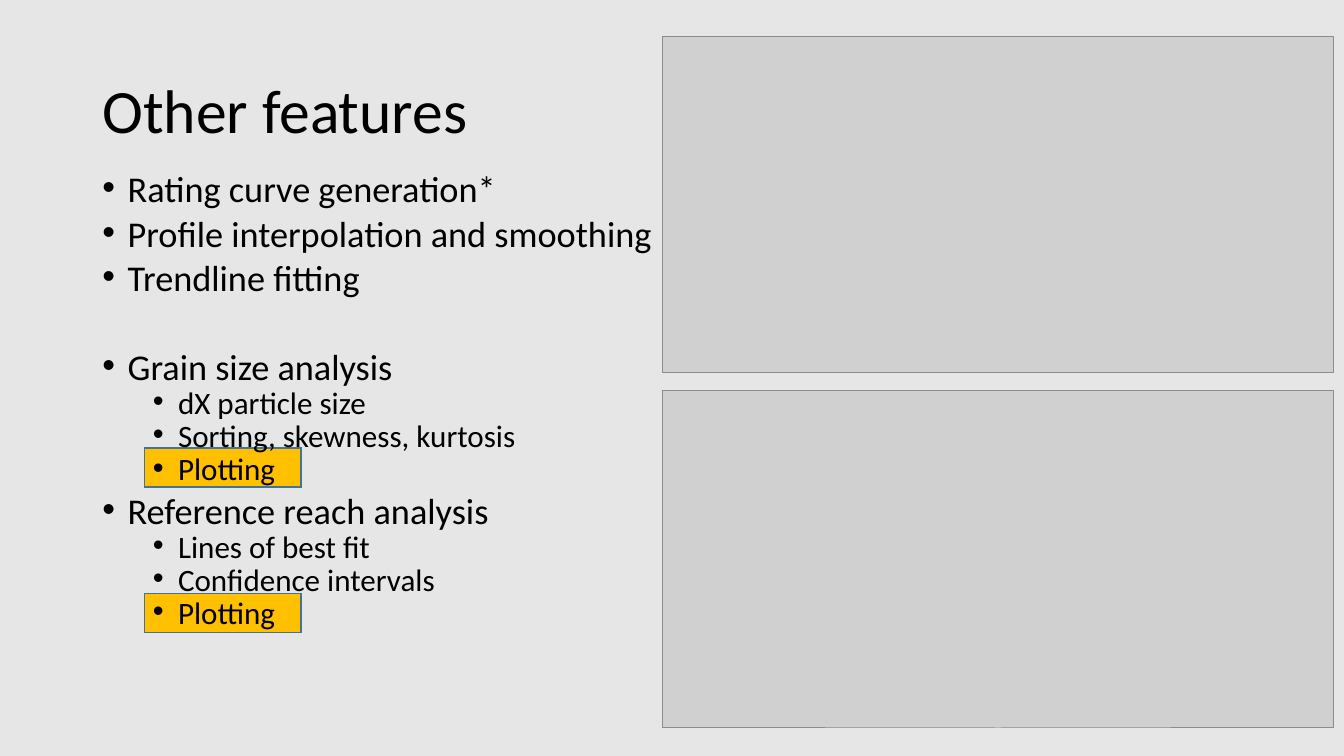
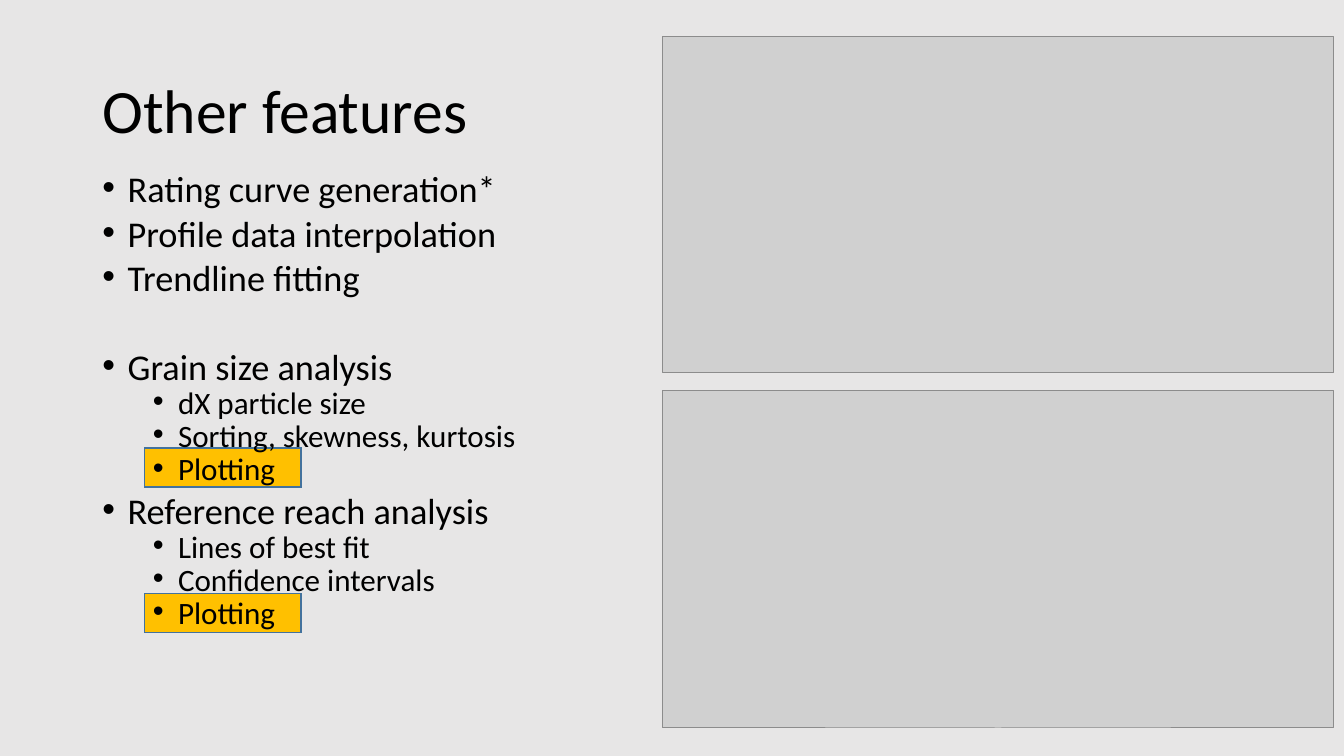
Before and after one commit to rsjones94/presentation-materials, a slide deck: slide 13 of TNAWRA_4-10-2019/jones_randall_pyfluv.pptx. Drawn at 1344x756 pixels with LibreOffice and Linux fonts; fonts in the diff are those of the drawing; grey boxes stand for pictures. Boxes give left, top, right and bottom in pixels: in the first picture for what was removed or moved away, otherwise in the second. Text is boxed around its words. In the diff, an @@ line names an element or a change of style, - is before the commit and + after.

```diff
--- a/TNAWRA_4-10-2019/jones_randall_pyfluv.pptx
+++ b/TNAWRA_4-10-2019/jones_randall_pyfluv.pptx
@@ text at bbox=[128, 221, 496, 253]: text changed @@
-• Profile interpolation and smoothing
+• Profile data interpolation
```
Also in this commit, not shown: 1 other slide changed.
